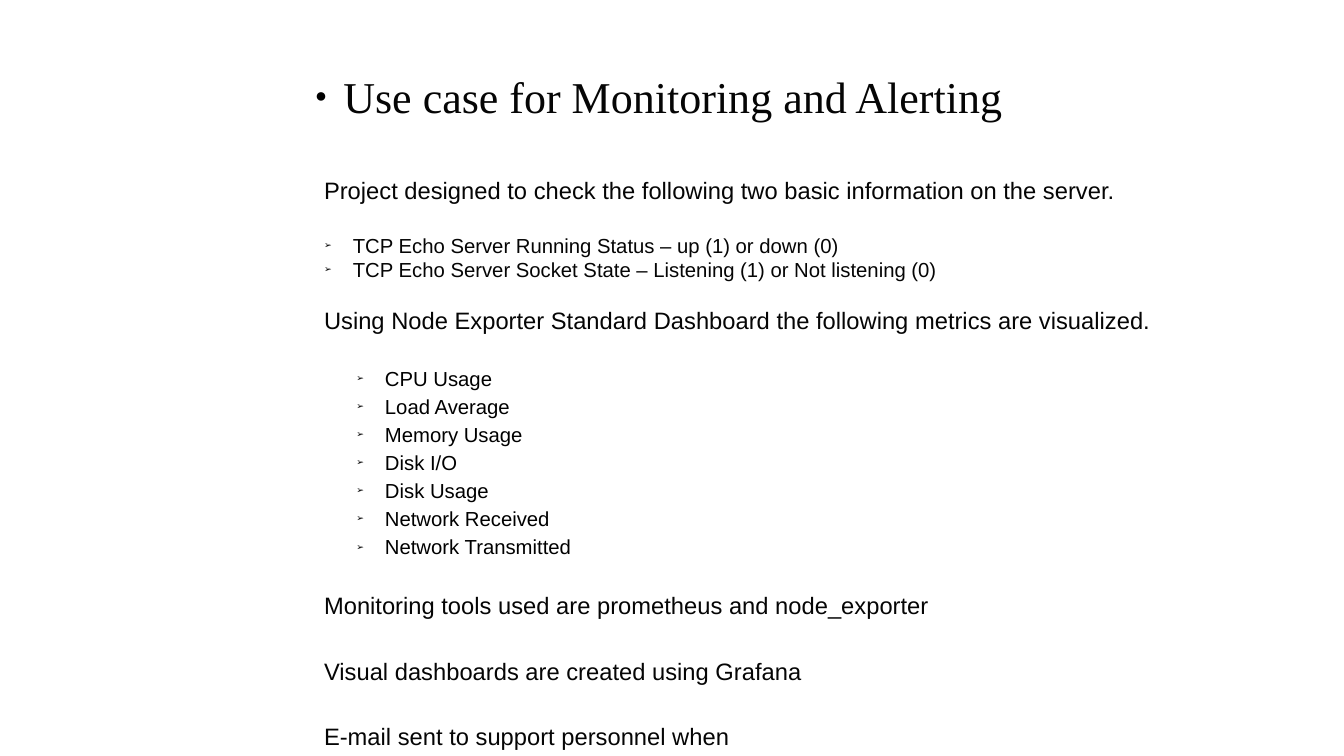
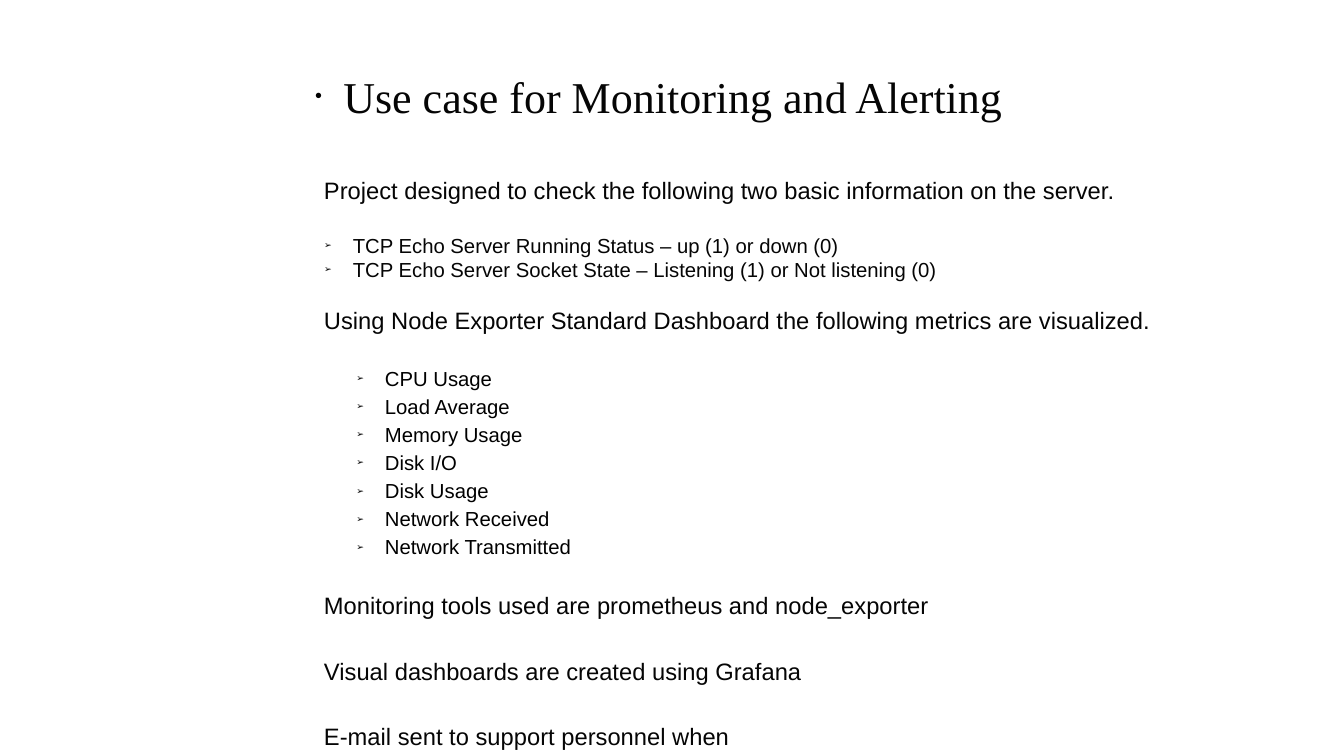
Before and after one commit to baskardotbalsu/SRE, a slide deck: slide 10 of presentation/PRESENTATION-CSIZG628T-2019HT66015_21Apr21.pptx. Drawn at 1344x756 pixels with LibreOffice and Linux fonts; fonts in the diff are those of the drawing; background and template pictures are left out. Boxes give left, top, right and bottom in pixels: in the first picture for what was removed or moved away, otherwise in the second. Text is boxed around its words. In the diff, an @@ line names an element or a change of style, - is before the commit and + after.

```diff
--- a/presentation/PRESENTATION-CSIZG628T-2019HT66015_21Apr21.pptx
+++ b/presentation/PRESENTATION-CSIZG628T-2019HT66015_21Apr21.pptx
@@ text "Use case for Monitoring and ..." at <box>343,82,1002,122</box>: bullet ● to • @@
```
Also in this commit, not shown: 3 other slides changed, 14 other files.
